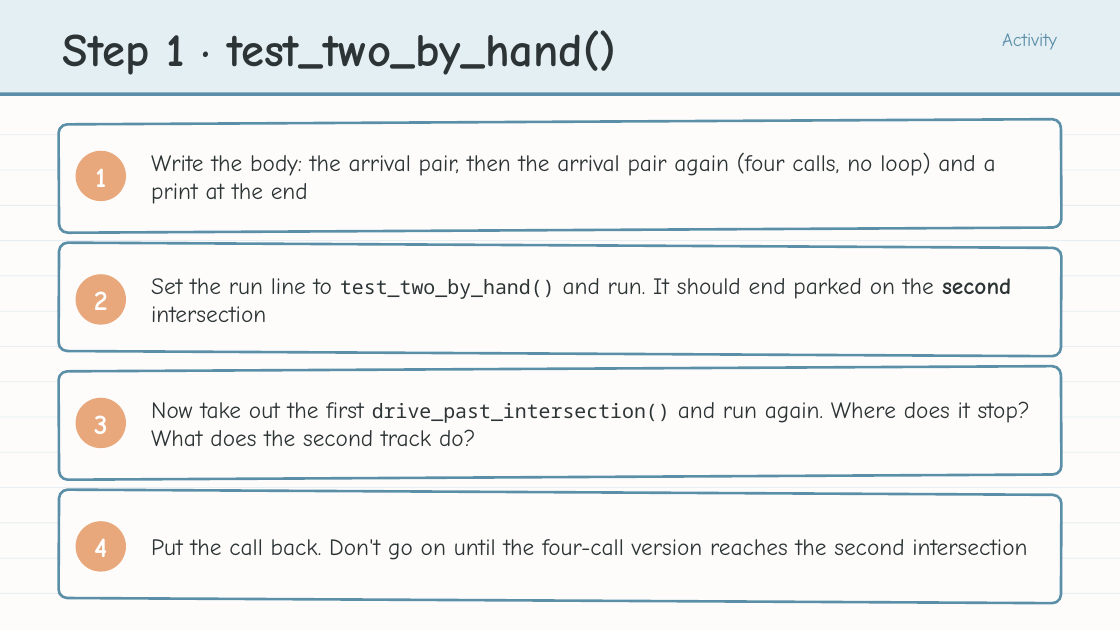
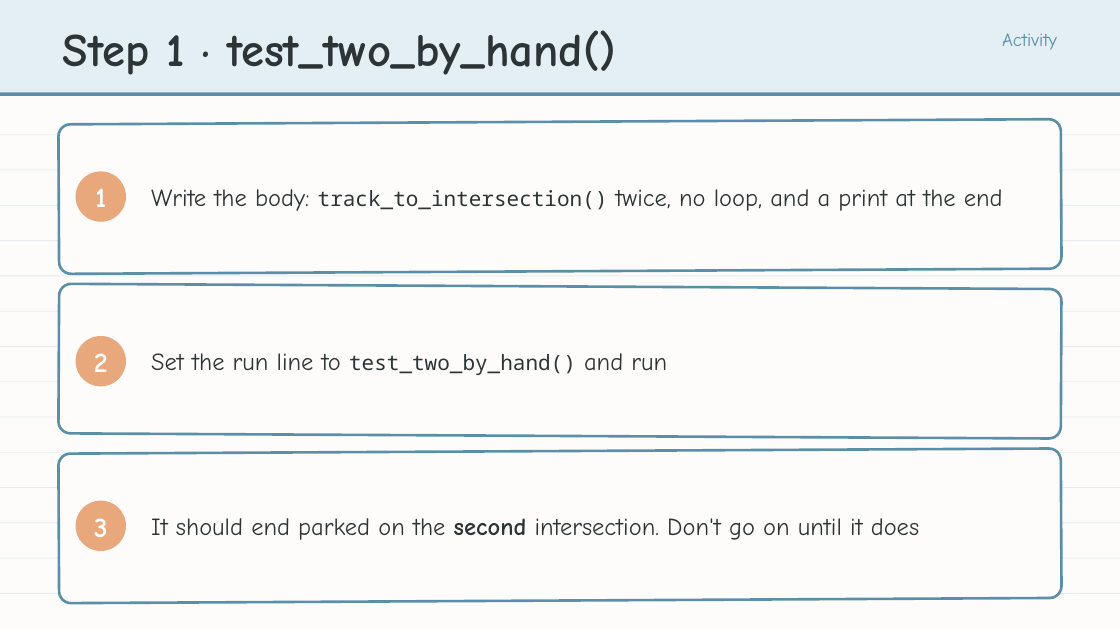
Before and after one commit to bradamiller/LearningPython, a slide deck: slide 11 of static/slides/module-03-grid-driving/module-3-lesson-02-driving-multiple-intersections.pptx (slide 18 before the commit). Drawn at 1120x630 pixels with LibreOffice and Linux fonts; fonts in the diff are those of the drawing. Boxes give left, top, right and bottom in pixels: in the first picture for what was removed or moved away, otherwise in the second. Text is boxed around its words. In the diff, an @@ line names an element or a change of style, - is before the commit and + after.

```diff
--- a/static/slides/module-03-grid-driving/module-3-lesson-02-driving-multiple-intersections.pptx
+++ b/static/slides/module-03-grid-driving/module-3-lesson-02-driving-multiple-intersections.pptx
@@ rounded rectangle: place and size @@
-rounded rectangle at box(59, 119, 1061, 233)
+rounded rectangle at box(58, 119, 1062, 274)
@@ text "1": place and size @@
-text "1" at box(95, 168, 106, 187)
+text "1" at box(95, 188, 106, 207)
@@ ellipse: place and size @@
-ellipse at box(76, 150, 126, 201)
+ellipse at box(76, 171, 126, 222)
@@ text at box(151, 189, 1003, 211): text changed; size 20 to 21 pt @@
-Write the body: the arrival pair, then the arrival pair again (four calls, no loop) and a print at the end
+Write the body: track_to_intersection() twice, no loop, and a print at the end
@@ rounded rectangle: place and size @@
-rounded rectangle at box(59, 243, 1061, 356)
+rounded rectangle at box(58, 284, 1062, 439)
@@ text "2": place and size @@
-text "2" at box(94, 291, 108, 310)
+text "2" at box(94, 353, 108, 372)
@@ ellipse: place and size @@
-ellipse at box(76, 275, 126, 325)
+ellipse at box(76, 336, 126, 386)
@@ text at box(151, 353, 667, 375): text changed; size 20 to 21 pt @@
-Set the run line to test_two_by_hand() and run. It should end parked on the second intersection
+Set the run line to test_two_by_hand() and run
@@ rounded rectangle: place and size @@
-rounded rectangle at box(59, 366, 1061, 480)
+rounded rectangle at box(58, 449, 1062, 603)
@@ rounded rectangle removed at box(59, 490, 1061, 603) @@
@@ text "3": place and size @@
-text "3" at box(94, 415, 108, 434)
+text "3" at box(94, 518, 108, 537)
@@ ellipse: place and size @@
-ellipse at box(76, 398, 126, 449)
+ellipse at box(76, 501, 126, 551)
@@ ellipse removed at box(76, 522, 126, 572) @@
@@ text removed at box(94, 538, 107, 557) @@
-4
@@ text at box(151, 518, 919, 540): text changed; size 20 to 21 pt @@
-Now take out the first drive_past_intersection() and run again. Where does it stop? What does the second track do?
+It should end parked on the second intersection. Don't go on until it does
@@ text removed at box(151, 539, 1027, 560) @@
-Put the call back. Don't go on until the four-call version reaches the second intersection
```
Also in this commit, not shown: 10 other slides changed, 9 slides removed, 13 other files.
